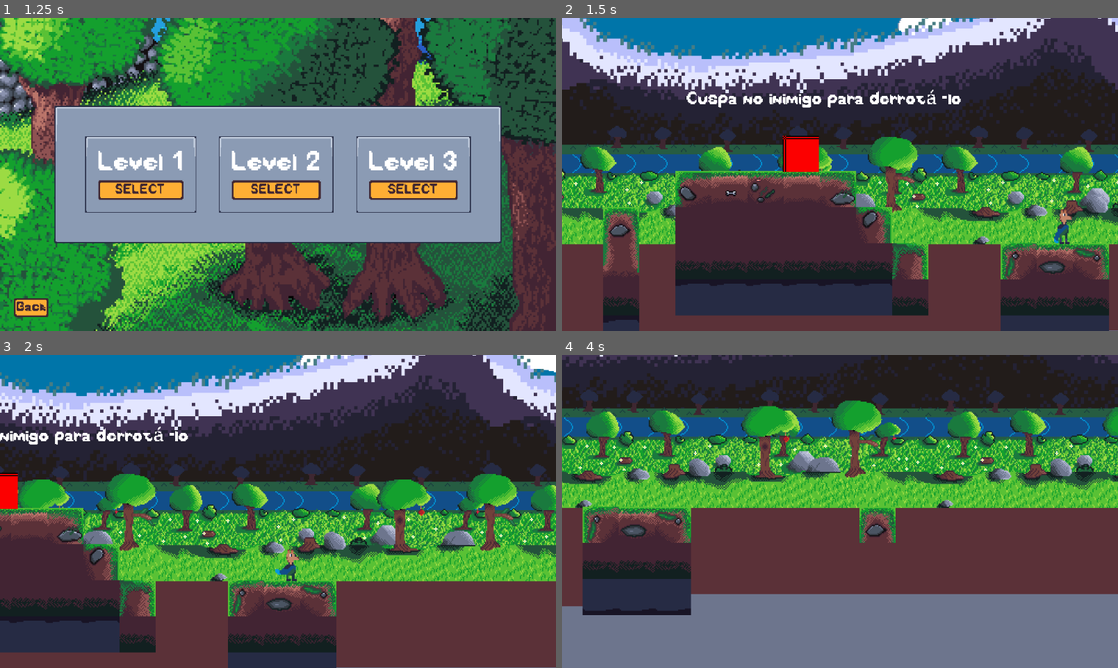
Above: before the commit, frames 1-4 (two rows, left to right).
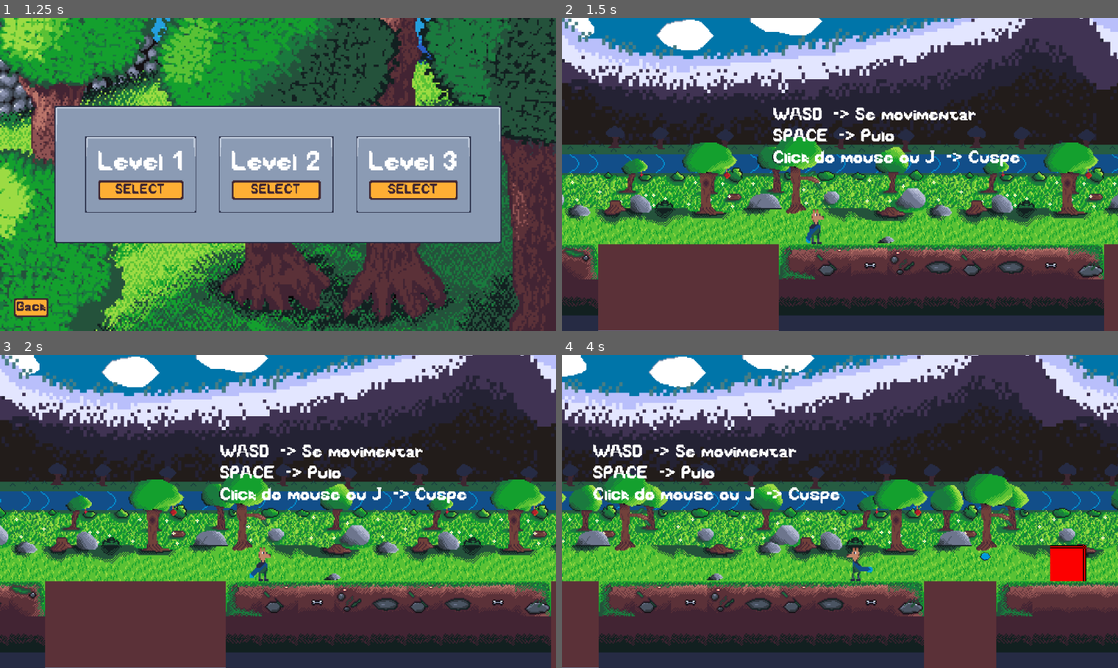
Above: after the commit, the same moments.

Repository: mendri/new_game_plataforma
Game: Godot game, scene res://scenes/ui/main_menu.tscn
The game is run twice, just before and just after one commit, with the same random seed, the same clock (stepped at 60 frames per second) and the same inputs.
Inputs:
- Up to frame 1 (1.25 s): click "Play" at 0.5 s
- Up to frame 2 (1.5 s): click "SELECT" at 1.25 s
- Up to frame 3 (2 s): no input
- Up to frame 4 (4 s): tap Enter (confirm) at 2, 2.1, 3.6 s; hold D (move_right) 2.03-3.53 s; tap Space (jump) at 2.27, 3.02 s; tap J (spit) at 2.85 s; hold A (move_left) from 3.53 s (still down)

Frame 1 is identical in both runs. In frame 2, 56% of the frame differs, in the area x 0-100%, y 0-100%; in frame 3, 61%; in frame 4, 96%.

Commit message:
feat: projeto inicial finalizado para apresentacao

Diff:
--- a/study-case-platform/scenes/levels/checkpoint.tscn
+++ b/study-case-platform/scenes/levels/checkpoint.tscn
@@ -113,7 +113,8 @@
 
 [node name="AnimatedSprite2D" type="AnimatedSprite2D" parent="."]
 sprite_frames = SubResource("SpriteFrames_13s36")
-animation = &"resting"
+animation = &"getting_big"
+speed_scale = 2.5
 centered = false
 
 [node name="CheckpointArea" type="Area2D" parent="."]
--- a/study-case-platform/scenes/levels/level_1.tscn
+++ b/study-case-platform/scenes/levels/level_1.tscn
@@ -22,6 +22,8 @@
 [ext_resource type="PackedScene" uid="uid://t76ryoci5wxc" path="res://scenes/goomba.tscn" id="19_v6ha0"]
 [ext_resource type="PackedScene" uid="uid://t4a2leyxwkjm" path="res://scenes/components/win_trigger_component.tscn" id="20_gmpev"]
 [ext_resource type="PackedScene" uid="uid://bfe5uos7mdb52" path="res://scenes/levels/checkpoint.tscn" id="22_ndtll"]
+[ext_resource type="PackedScene" uid="uid://ctd886t6jnwpf" path="res://scenes/levels/moving_platform_vertical.tscn" id="23_7h2jl"]
+[ext_resource type="PackedScene" uid="uid://bnmhsgxdtlxf1" path="res://scenes/levels/moving_platform_vertical_reversed.tscn" id="24_mqh5v"]
 
 [sub_resource type="AtlasTexture" id="AtlasTexture_bahl2"]
 atlas = ExtResource("3_bahl2")
@@ -735,7 +737,7 @@
 parameters/looping = true
 
 [node name="Player" parent="." index="13"]
-position = Vector2(1941, 205)
+position = Vector2(126, 208)
 
 [node name="WindVfx" parent="." index="14" node_paths=PackedStringArray("node_to_follow") instance=ExtResource("3_nsrm0")]
 position = Vector2(843, 319)
@@ -748,7 +750,8 @@
 scale = Vector2(15.5736, 15.5736)
 
 [node name="MovingPlatform" parent="." index="16" instance=ExtResource("9_dga24")]
-position = Vector2(2394, 239)
+position = Vector2(2302.25, 239.771)
+scale = Vector2(1.77099, 1.77099)
 speed = 0.5
 loop = false
 speed_scale = 0.5
@@ -758,10 +761,10 @@
 scale = Vector2(-47.3191, 1)
 
 [node name="Label" type="Label" parent="." index="18"]
-offset_left = 2593.0
-offset_top = 163.0
-offset_right = 2633.0
-offset_bottom = 179.0
+offset_left = 3928.0
+offset_top = 138.0
+offset_right = 4113.0
+offset_bottom = 154.0
 text = "Chegue aqui para vencer!"
 
 [node name="Label2" type="Label" parent="." index="19"]
@@ -788,7 +791,7 @@
 text = "Caminho errado amigão ->"
 
 [node name="Goomba2" parent="." index="22" node_paths=PackedStringArray("player") instance=ExtResource("19_v6ha0")]
-position = Vector2(324, 191)
+position = Vector2(620, 193)
 player = NodePath("../Player")
 
 [node name="Checkpoint1" parent="." index="23" instance=ExtResource("22_ndtll")]
@@ -796,3 +799,15 @@
 
 [node name="Checkpoint2" parent="." index="24" instance=ExtResource("22_ndtll")]
 position = Vector2(3433, 95)
+
+[node name="MovingPlatformVertical" parent="." index="25" instance=ExtResource("23_7h2jl")]
+position = Vector2(3644, 117)
+speed = 0.5
+loop = false
+speed_scale = 0.5
+
+[node name="MovingPlatform2" parent="." index="26" instance=ExtResource("24_mqh5v")]
+position = Vector2(3805, 110)
+speed = 0.5
+loop = false
+speed_scale = 0.5
--- a/study-case-platform/scenes/levels/moving_platform.tscn
+++ b/study-case-platform/scenes/levels/moving_platform.tscn
@@ -5,7 +5,7 @@
 
 [sub_resource type="Curve2D" id="Curve2D_wth7u"]
 _data = {
-"points": PackedVector2Array(0, 0, 0, 0, 119, 0, 0, 0, 0, 0, -398.01, 0)
+"points": PackedVector2Array(0, 0, 0, 0, 119, 0, 94.7277, 0.613563, -94.7277, -0.613563, -143, -0.999512)
 }
 point_count = 2
 
@@ -56,14 +56,14 @@
 
 [node name="PathFollow2D" type="PathFollow2D" parent="."]
 position = Vector2(119, 0)
-rotation = 3.14159
+rotation = -3.13778
 
 [node name="RemoteTransform2D" type="RemoteTransform2D" parent="PathFollow2D"]
 remote_path = NodePath("../../AnimatableBody2D")
 
 [node name="AnimatableBody2D" type="AnimatableBody2D" parent="."]
 position = Vector2(119, 0)
-rotation = -3.14159
+rotation = -3.13778
 collision_layer = 32768
 
 [node name="Sprite2D" type="Sprite2D" parent="AnimatableBody2D"]
--- /dev/null
+++ b/study-case-platform/scenes/levels/moving_platform_vertical.tscn
@@ -0,0 +1,9 @@
+[gd_scene load_steps=2 format=3 uid="uid://ctd886t6jnwpf"]
+
+[ext_resource type="PackedScene" uid="uid://ld6fd0o76vyw" path="res://scenes/levels/moving_platform.tscn" id="1_mkxgl"]
+
+[node name="MovingPlatformVertical" instance=ExtResource("1_mkxgl")]
+rotation = 1.5708
+
+[node name="Sprite2D" parent="AnimatableBody2D" index="0"]
+rotation = 1.5708
--- /dev/null
+++ b/study-case-platform/scenes/levels/moving_platform_vertical_reversed.tscn
@@ -0,0 +1,15 @@
+[gd_scene load_steps=2 format=3 uid="uid://bnmhsgxdtlxf1"]
+
+[ext_resource type="PackedScene" uid="uid://ld6fd0o76vyw" path="res://scenes/levels/moving_platform.tscn" id="1_cp0ak"]
+
+[node name="MovingPlatform" instance=ExtResource("1_cp0ak")]
+rotation = -1.5708
+
+[node name="PathFollow2D" parent="." index="0"]
+rotation = -3.13778
+
+[node name="AnimatableBody2D" parent="." index="1"]
+rotation = -3.13778
+
+[node name="Sprite2D" parent="AnimatableBody2D" index="0"]
+rotation = -1.5708
--- a/study-case-platform/scripts/checkpoint.gd
+++ b/study-case-platform/scripts/checkpoint.gd
@@ -1,9 +1,29 @@
 extends Node2D
 
 @onready var checkpoint_area: Area2D = $CheckpointArea
+@onready var animated_sprite: AnimatedSprite2D = $AnimatedSprite2D
 
-func _on_checkpoint_area_body_entered(body:Node2D) -> void:
+enum State {
+	RESTING,
+	USED,
+	GETTING_BIG,
+}
+
+var current_state = State.RESTING
+
+func _process(_delta: float) -> void:
+	match current_state:
+		State.RESTING:
+			animated_sprite.play("resting")
+		State.USED:
+			animated_sprite.play("used")
+		State.GETTING_BIG:
+			animated_sprite.play("getting_big")
+			print(animated_sprite.frame)
+			if animated_sprite.frame == 9:
+				current_state = State.USED
+
+func _on_checkpoint_area_body_entered(body: Node2D) -> void:
 	if body.is_in_group("player"):
-		print("Entrou")
-		print(position)
 		body.set_checkpoint_position(position)
+		current_state = State.GETTING_BIG
Not shown: 1 places in study-case-platform/scenes/levels/level_1.tscn that only renumber resources
Not shown, changed: build.exe
